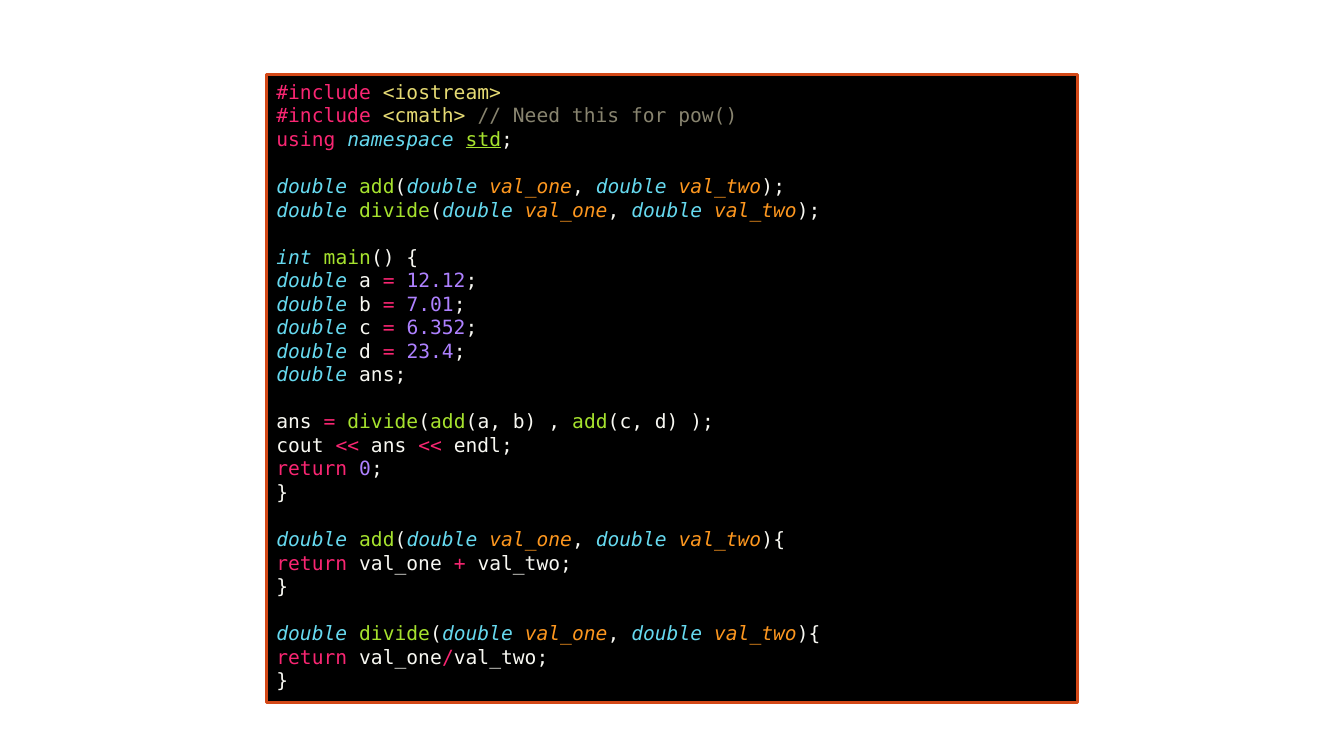
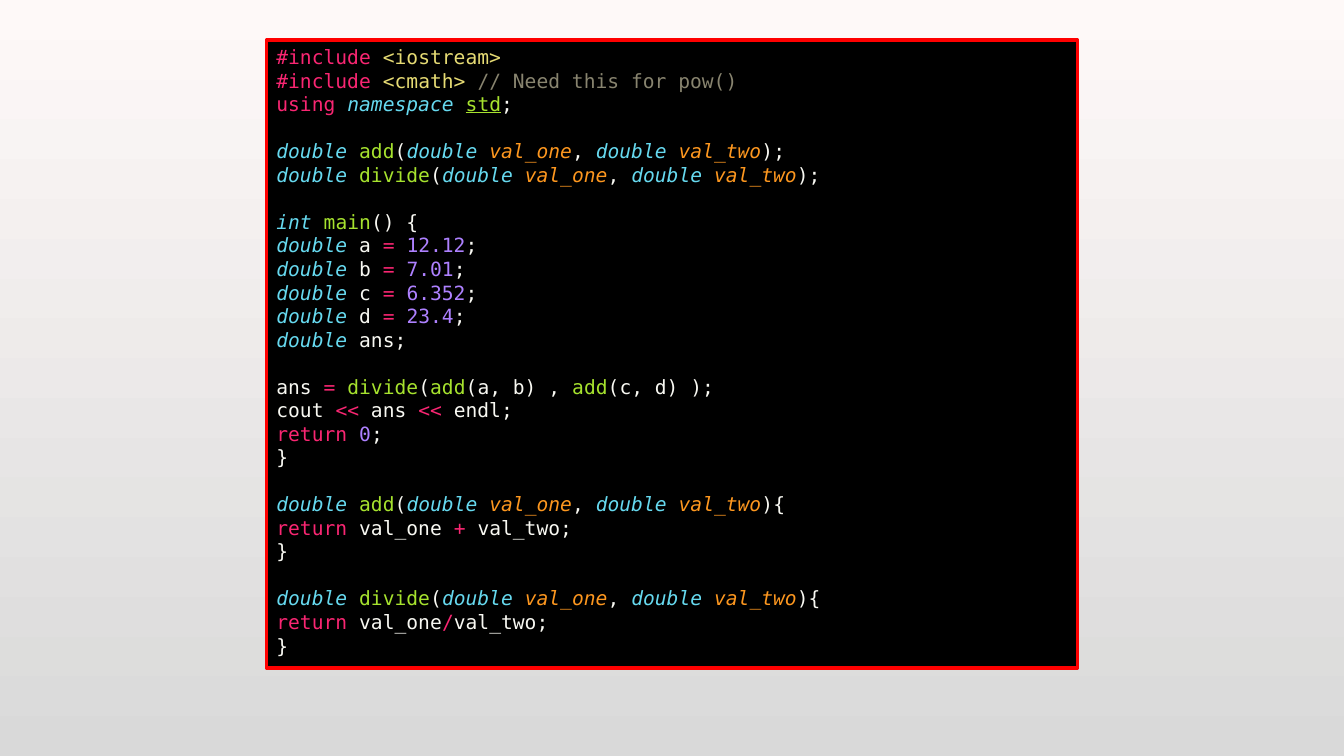
Before and after one commit to Alex-Hill94/Alex-Hill94.github.io, a slide deck: slide 36 of Workshop/Intro_to_C++/Workshop_Two.pptx (slide 32 before the commit). Drawn at 1344x756 pixels with LibreOffice and Linux fonts; fonts in the diff are those of the drawing; background and template pictures are left out. Boxes give left, top, right and bottom in pixels: in the first picture for what was removed or moved away, otherwise in the second. Text is boxed around its words. In the diff, an @@ line names an element or a change of style, - is before the commit and + after.

```diff
--- a/Workshop/Intro_to_C++/Workshop_Two.pptx
+++ b/Workshop/Intro_to_C++/Workshop_Two.pptx
@@ background #FFFFFF to gradient #FEF9F8 to #D9D9D9 @@
@@ rectangle "#include <iostream>" moved from (x1=266, y1=75, x2=1078, y2=703) to (x1=266, y1=40, x2=1078, y2=668) @@
@@ rectangle "#include <iostream>" at (x1=266, y1=40, x2=1078, y2=668): outline #D34817 2 pt to #FF0000 2.5 pt @@
@@ ellipse removed at (x1=1260, y1=690, x2=1305, y2=734) @@
```
Also in this commit, not shown: 45 other slides changed, 6 slides added, 2 slides removed, 6 other files.
